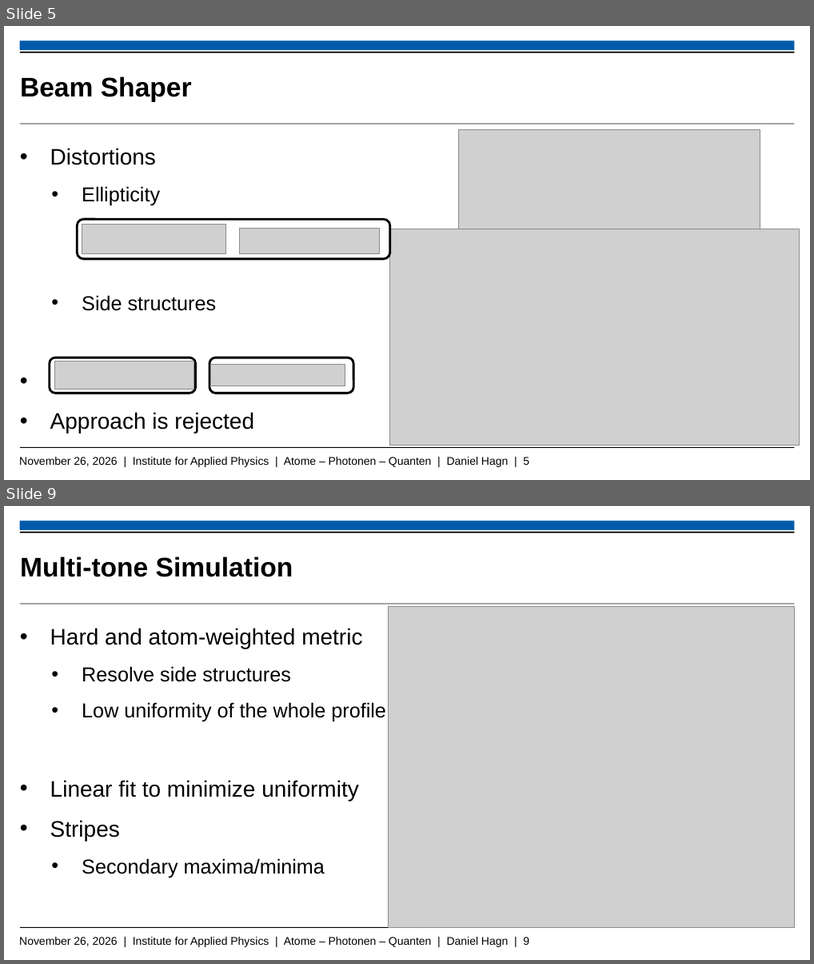
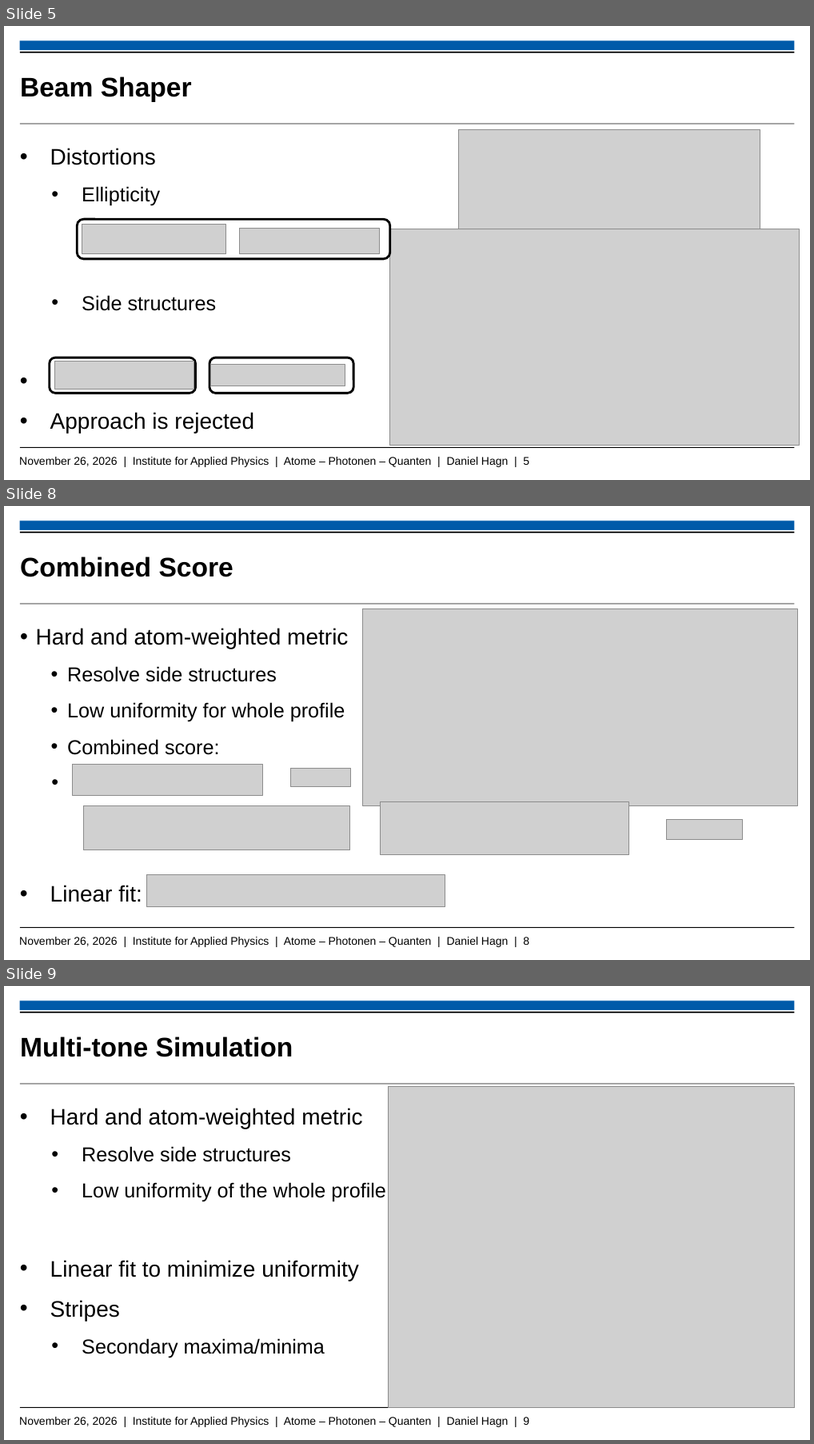
Before and after one commit to Daniel-Hagn-physik/Masterthesis_Backup, a slide deck: Hagn_Daniel_Mastervortrag.pptx. Shown one above the other, each under a label of ours: slides 5 and 9 before the commit, slides 5, 8 and 9 after it; the slides between them are not shown. The pictures are 814x964 and 814x1444 pixels, drawn with LibreOffice and Linux fonts; fonts in the diff are those of the drawing; grey boxes stand for pictures; background and template pictures are left out. Boxes give left, top, right and bottom in pixels: in the first picture for what was removed or moved away, otherwise in the second. Text is boxed around its words. In the diff, an @@ line names an element or a change of style, - is before the commit and + after.

```diff
--- a/Hagn_Daniel_Mastervortrag.pptx
+++ b/Hagn_Daniel_Mastervortrag.pptx
@@ slide 8 added at [4, 506, 810, 960], background #FFFFFF; not listed: 5 template elements that a slide beside it also shows @@
@@ title added at [20, 556, 234, 577], 24 pt, text #000000, bold @@
+Combined Score
@@ picture added at [363, 609, 798, 806] @@
@@ text added at [36, 628, 348, 902], 18 pt, text #000000 @@
+  • Hard and atom-weighted metric
+    • Resolve side structures
+    • Low uniformity for whole profile
+    • Combined score:
+  • Linear fit: :
@@ picture added at [73, 764, 263, 796] @@
@@ picture added at [291, 768, 351, 787] @@
@@ picture added at [83, 806, 350, 850] @@
@@ picture added at [381, 802, 629, 854] @@
@@ picture added at [667, 820, 742, 840] @@
@@ picture added at [146, 875, 445, 906] @@
```
Also in this commit, not shown: 5 slides changed.
